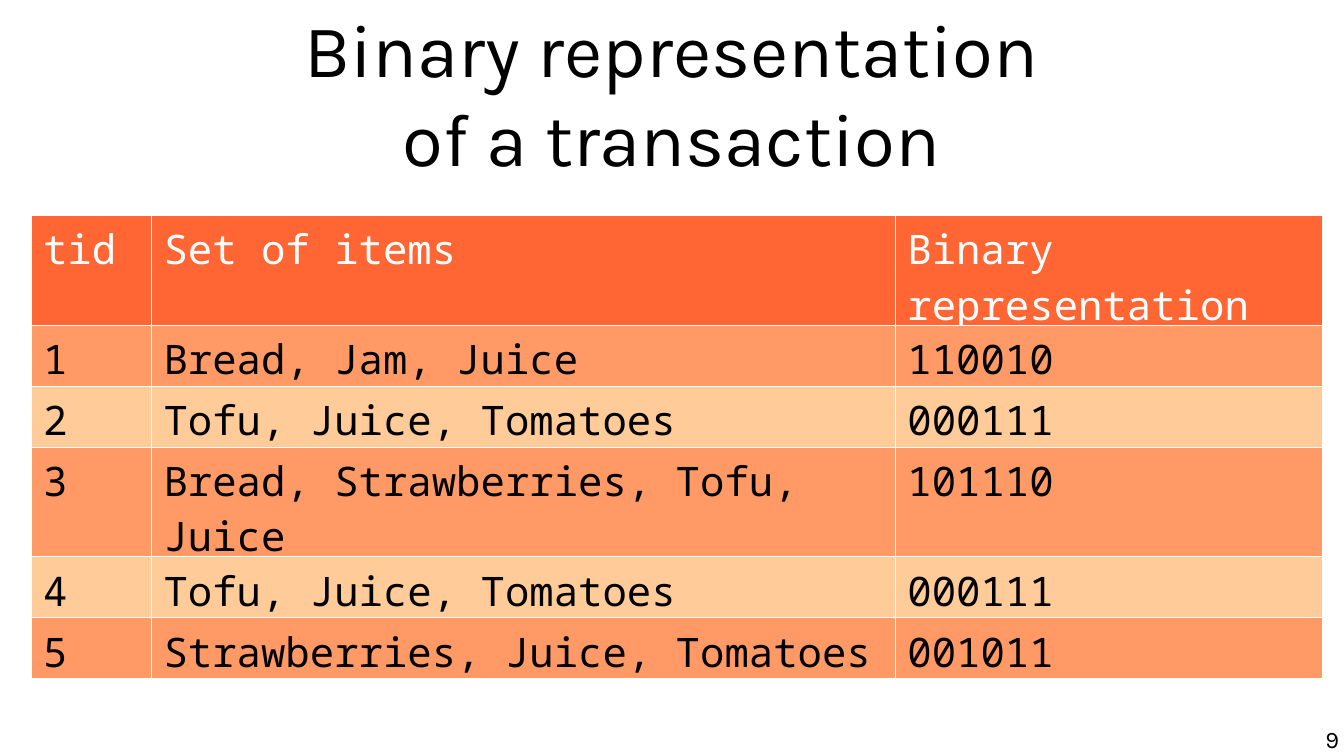
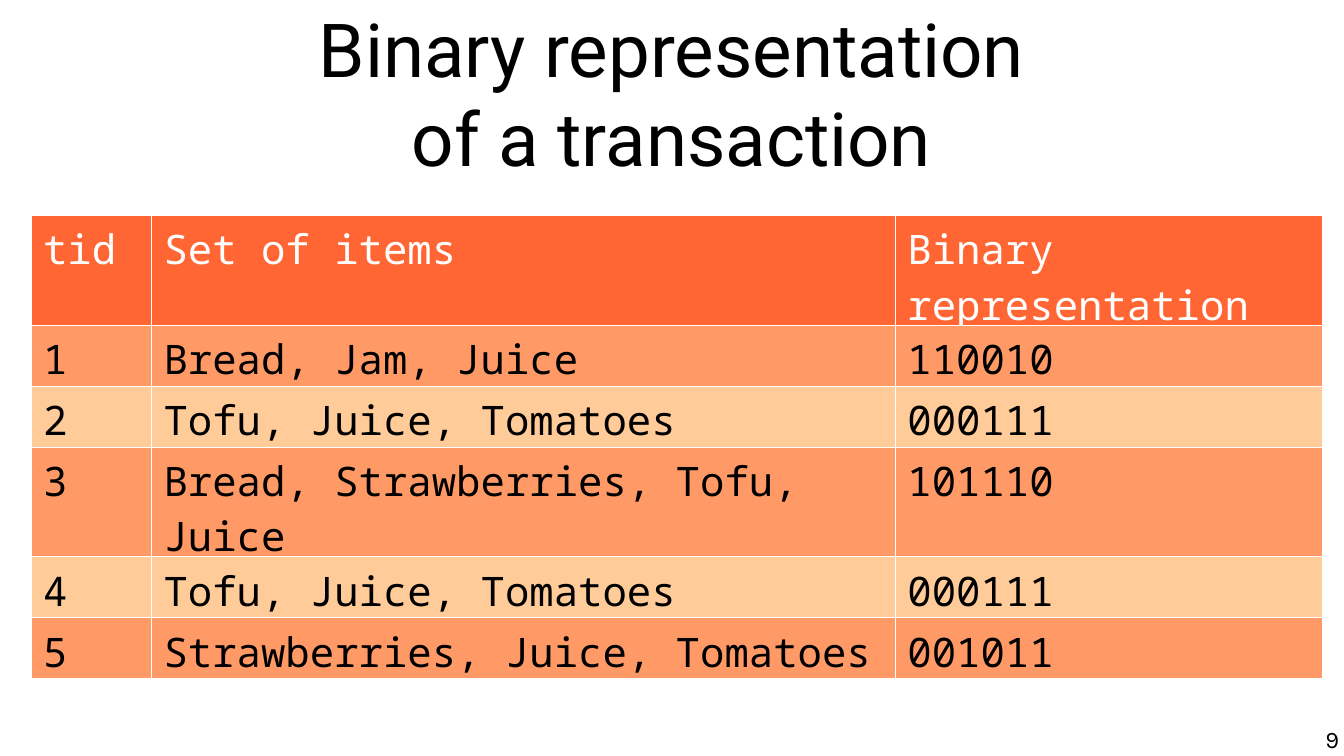
Before and after one commit to marco-calautti/data-mining-course, a slide deck: slide 9 of theory/odp/tt11_itemsets.odp. Drawn at 1344x756 pixels with LibreOffice and Linux fonts; fonts in the diff are those of the drawing. Boxes give left, top, right and bottom in pixels: in the first picture for what was removed or moved away, otherwise in the second. Text is boxed around its words. In the diff, an @@ line names an element or a change of style, - is before the commit and + after.

```diff
--- a/theory/odp/tt11_itemsets.odp
+++ b/theory/odp/tt11_itemsets.odp
@@ title "Binary representation of a transaction" at (319, 23, 1024, 167): font Karla to Roboto @@
```
Also in this commit, not shown: 24 other slides changed, 48 other files.
